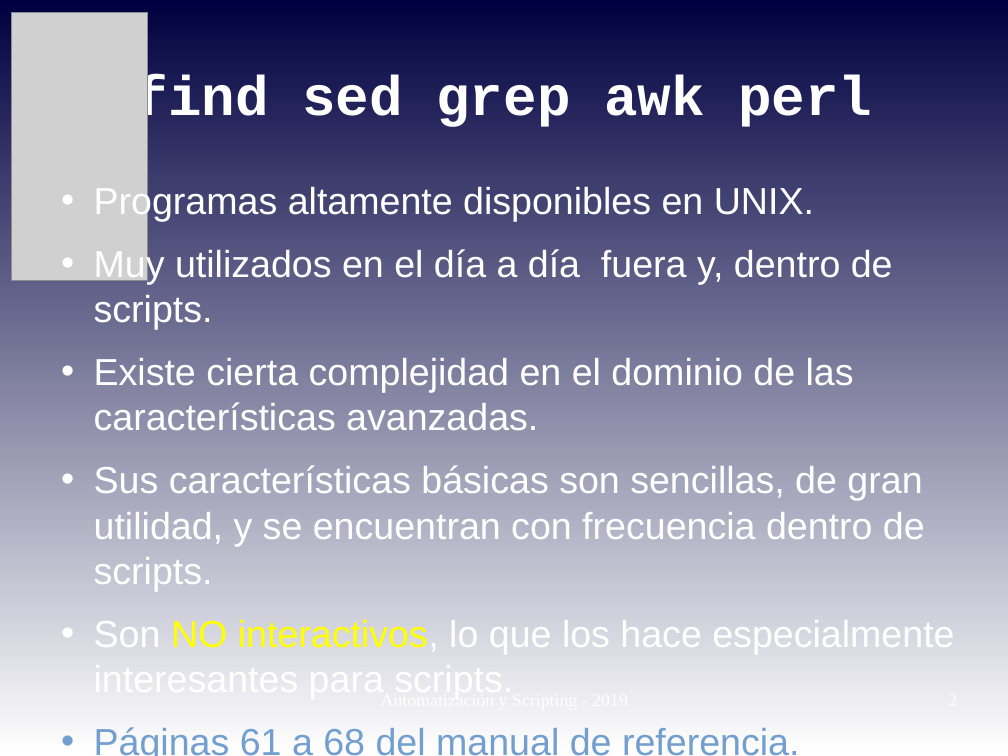
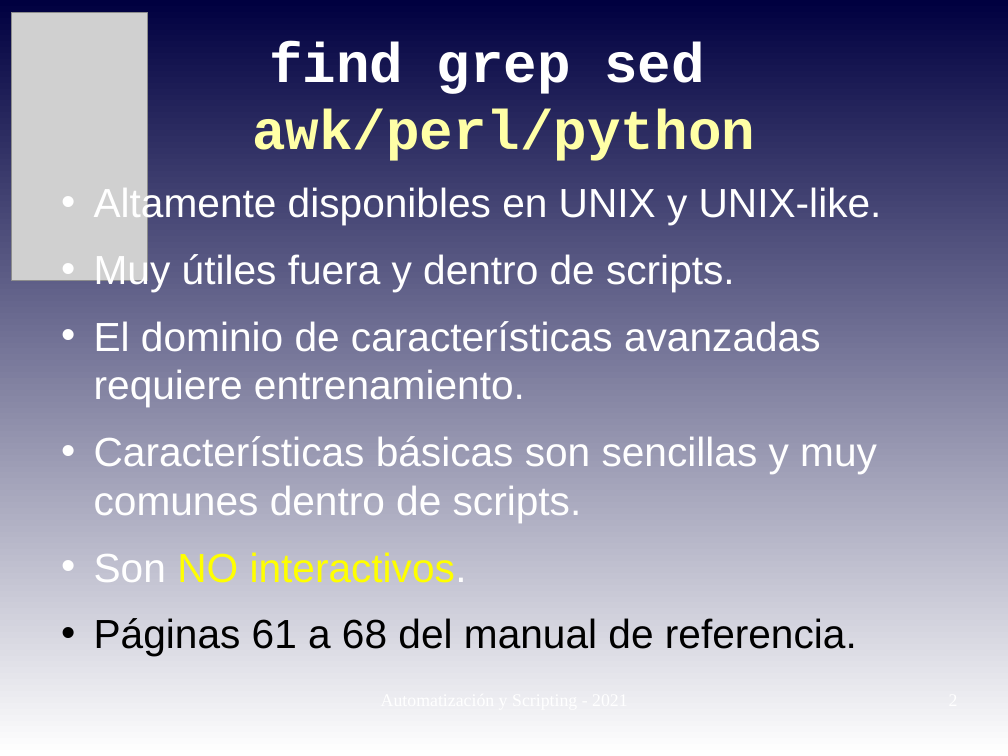
Before and after one commit to niniadcobre/-AutoyScripting, a slide deck: slide 2 of clases/AYS_clase08.odp. Drawn at 1008x756 pixels with LibreOffice and Linux fonts; fonts in the diff are those of the drawing; grey boxes stand for pictures. Boxes give left, top, right and bottom in pixels: in the first picture for what was removed or moved away, otherwise in the second. Text is boxed around its words. In the diff, an @@ line names an element or a change of style, - is before the commit and + after.

```diff
--- a/clases/AYS_clase08.odp
+++ b/clases/AYS_clase08.odp
@@ title at (252,42,755,161): text changed; text colour #FFFFFF to #FFFFA6 @@
-find sed grep awk perl
+find grep sed awk/perl/python
@@ text at (94,185,882,583): text changed; size 29.6 to 32 pt @@
-• Programas altamente disponibles en UNIX.
-• Muy utilizados en el día a día fuera y, dentro de scripts.
-• Existe cierta complejidad en el dominio de las características avanzadas.
-• Sus características básicas son sencillas, de gran utilidad, y se encuentran con frecuencia dentro de scripts.
-• Son NO interactivos, lo que los hace especialmente interesantes para scripts.
+• Altamente disponibles en UNIX y UNIX-like.
+• Muy útiles fuera y dentro de scripts.
+• El dominio de características avanzadas requiere entrenamiento.
+• Características básicas son sencillas y muy comunes dentro de scripts.
+• Son NO interactivos.
@@ text at (94,618,857,656): size 29.6 to 32 pt, text colour #729FCF to #000000 in "Páginas 61 a 68 del manual de ..." @@
```
Also in this commit, not shown: 9 other slides changed, 3 slides added, 2 slides removed, 1 other file.
